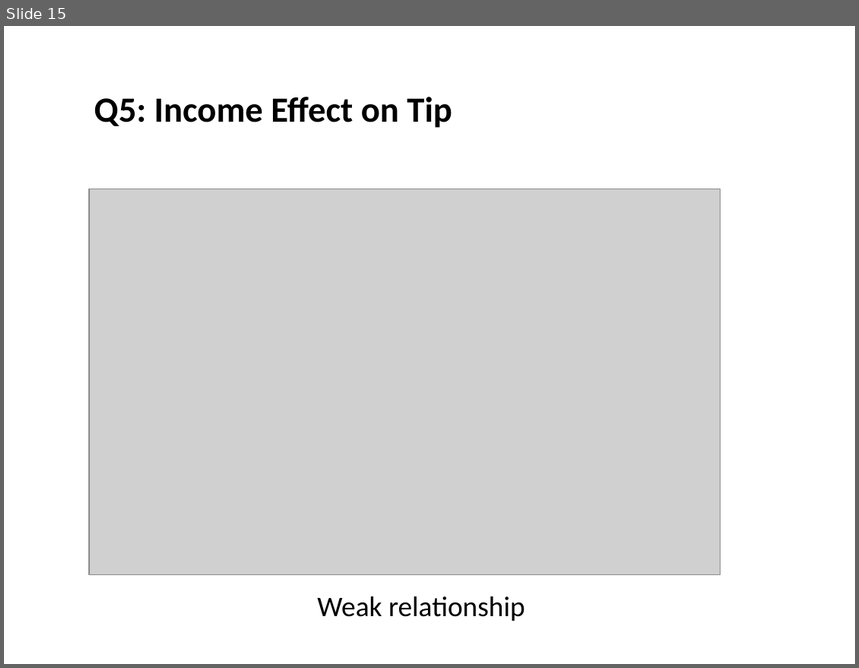
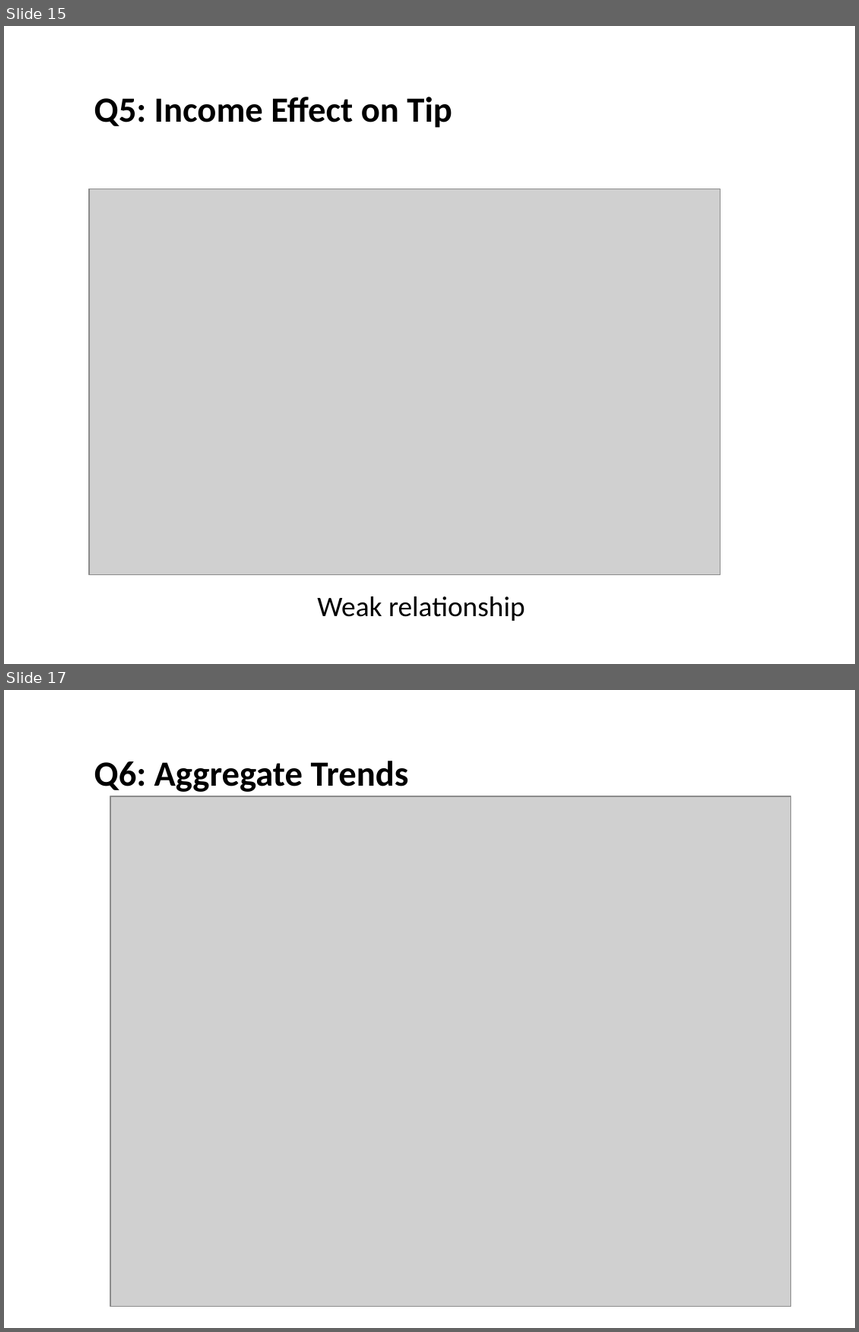
Before and after one commit to ssz225/bigdata_final, a slide deck: Report/DriverBehavior.pptx. Shown one above the other, each under a label of ours: slide 15 before the commit, slides 15 and 17 after it; the slides between them are not shown. The pictures are 859x668 and 859x1332 pixels, drawn with LibreOffice and Linux fonts; fonts in the diff are those of the drawing; grey boxes stand for pictures. Boxes give left, top, right and bottom in pixels: in the first picture for what was removed or moved away, otherwise in the second. Text is boxed around its words. In the diff, an @@ line names an element or a change of style, - is before the commit and + after.

```diff
--- a/Report/DriverBehavior.pptx
+++ b/Report/DriverBehavior.pptx
@@ slide 17 added at (4, 690, 855, 1328), background #FFFFFF @@
@@ text added at (94, 761, 409, 792), 30 pt, text #000000, bold @@
+Q6: Aggregate Trends
@@ picture added at (110, 796, 791, 1307) @@
```
Also in this commit, not shown: 5 other slides added, 6 other files.
